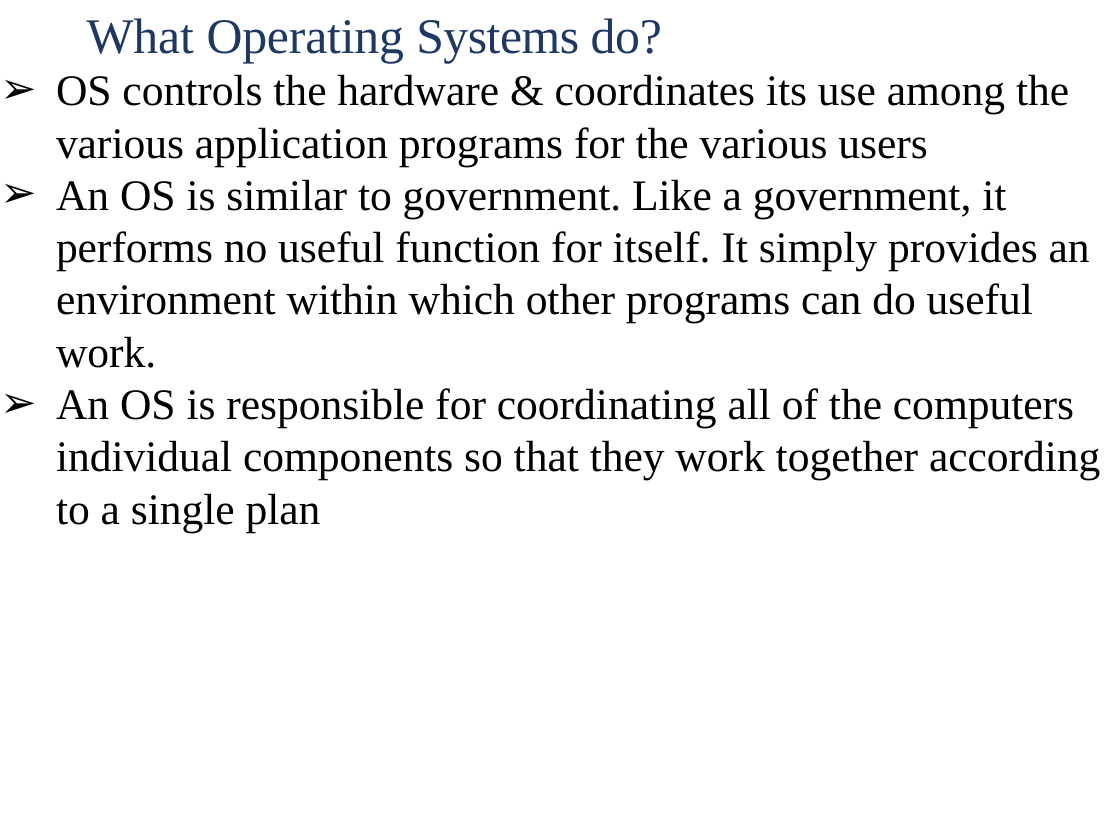
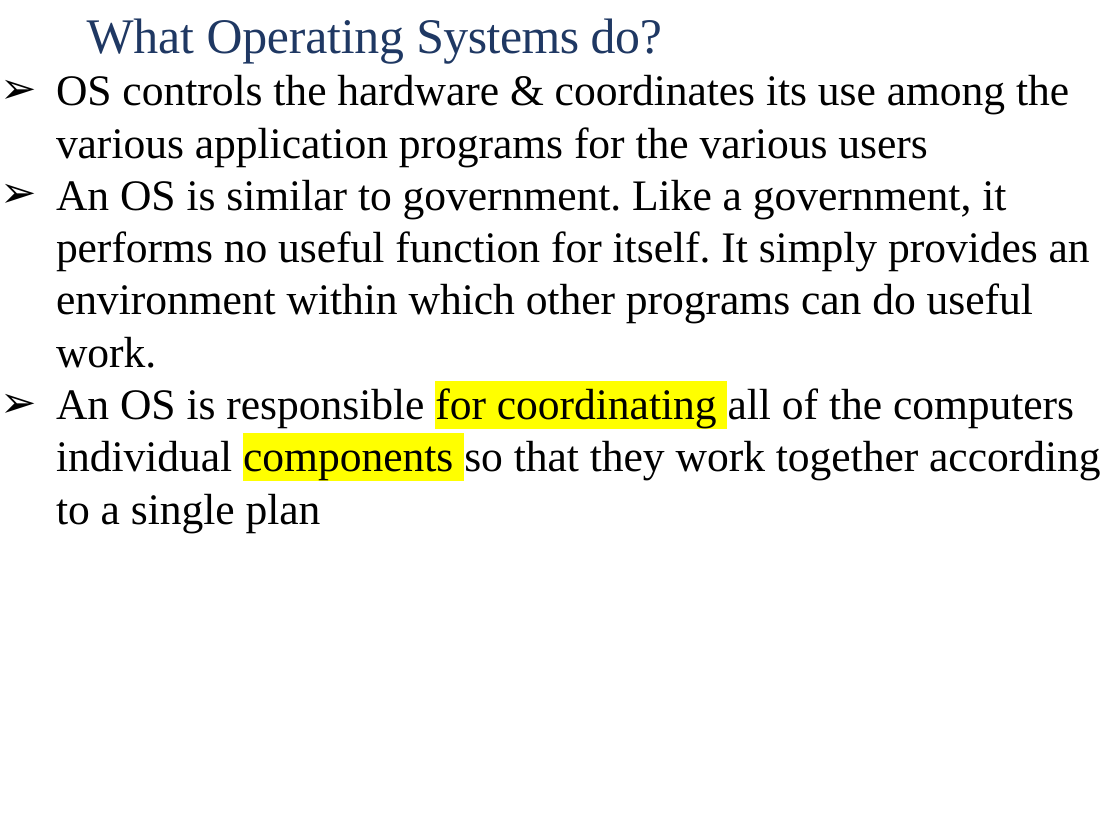
Before and after one commit to arjundontflex/notes.github.io, a slide deck: slide 5 of OS/OS_Module1_2023.pptx. Drawn at 1120x840 pixels with LibreOffice and Linux fonts; fonts in the diff are those of the drawing; background and template pictures are left out. Boxes give left, top, right and bottom in pixels: in the first picture for what was removed or moved away, otherwise in the second. Text is boxed around its words. In the diff, an @@ line names an element or a change of style, - is before the commit and + after.

```diff
--- a/OS/OS_Module1_2023.pptx
+++ b/OS/OS_Module1_2023.pptx
@@ text at [56,388,1100,532]: highlight none to #FFFF00 in "for coordinating components" @@
```
Also in this commit, not shown: 10 other slides changed, 6 slides added, 5 other files.
